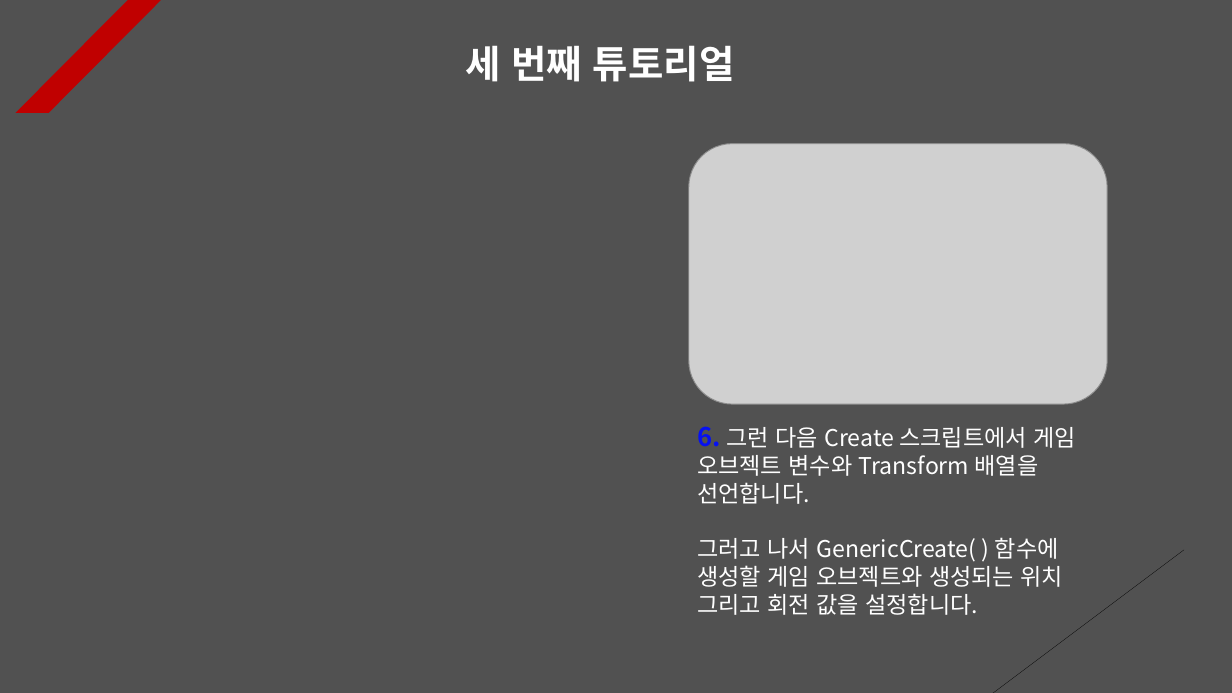
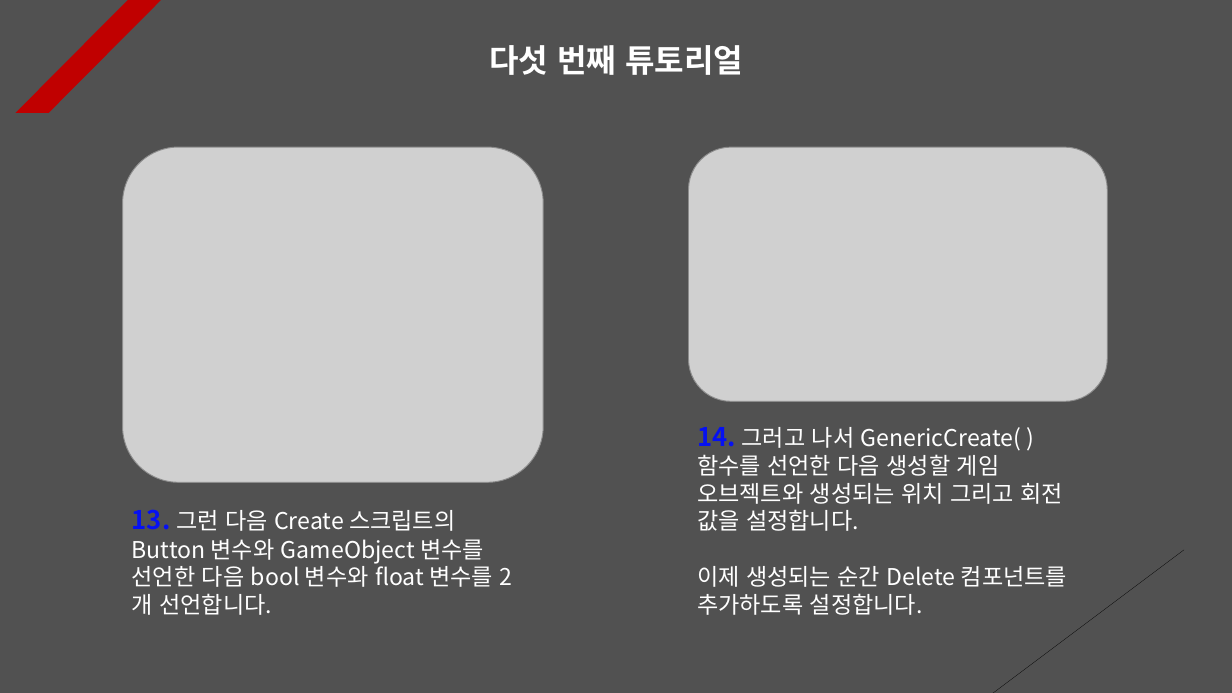
Before and after one commit to Unity2033/3D-UnityEngine, a slide deck: slide 5 of Assets/Class/Instantiate & Destroy/PPT Data/Instatiate and Destroy Example.pptx (slide 4 before the commit). Drawn at 1232x693 pixels with LibreOffice and Linux fonts; fonts in the diff are those of the drawing; grey boxes stand for pictures. Boxes give left, top, right and bottom in pixels: in the first picture for what was removed or moved away, otherwise in the second. Text is boxed around its words. In the diff, an @@ line names an element or a change of style, - is before the commit and + after.

```diff
--- a/Assets/Class/Instantiate & Destroy/PPT Data/Instatiate and Destroy Example.pptx
+++ b/Assets/Class/Instantiate & Destroy/PPT Data/Instatiate and Destroy Example.pptx
@@ text at [489, 45, 743, 75]: text changed; size 30 to 25 pt @@
-세 번째 튜토리얼
+다섯 번째 튜토리얼
@@ picture added at [123, 147, 543, 482] @@
@@ picture: place and size @@
-picture at [689, 143, 1107, 404]
+picture at [689, 147, 1107, 401]
@@ text at [697, 427, 1067, 615]: text changed @@
-6. 그런 다음 Create 스크립트에서 게임 오브젝트 변수와 Transform 배열을 선언합니다.
-그러고 나서 GenericCreate( ) 함수에 생성할 게임 오브젝트와 생성되는 위치 그리고 회전 값을 설정합니다.
+14. 그러고 나서 GenericCreate( ) 함수를 선언한 다음 생성할 게임 오브젝트와 생성되는 위치 그리고 회전 값을 설정합니다.
+이제 생성되는 순간 Delete 컴포넌트를 추가하도록 설정합니다.
@@ text added at [132, 509, 493, 615], 18 pt, text #FFFFFF @@
+13. 그런 다음 Create 스크립트의 Button 변수와 GameObject 변수를 선언한 다음 bool 변수와 float 변수를 2개 선언합니다.
```
Also in this commit, not shown: 8 other slides changed, 1 slide added, 2 slides removed, 25 other files.
